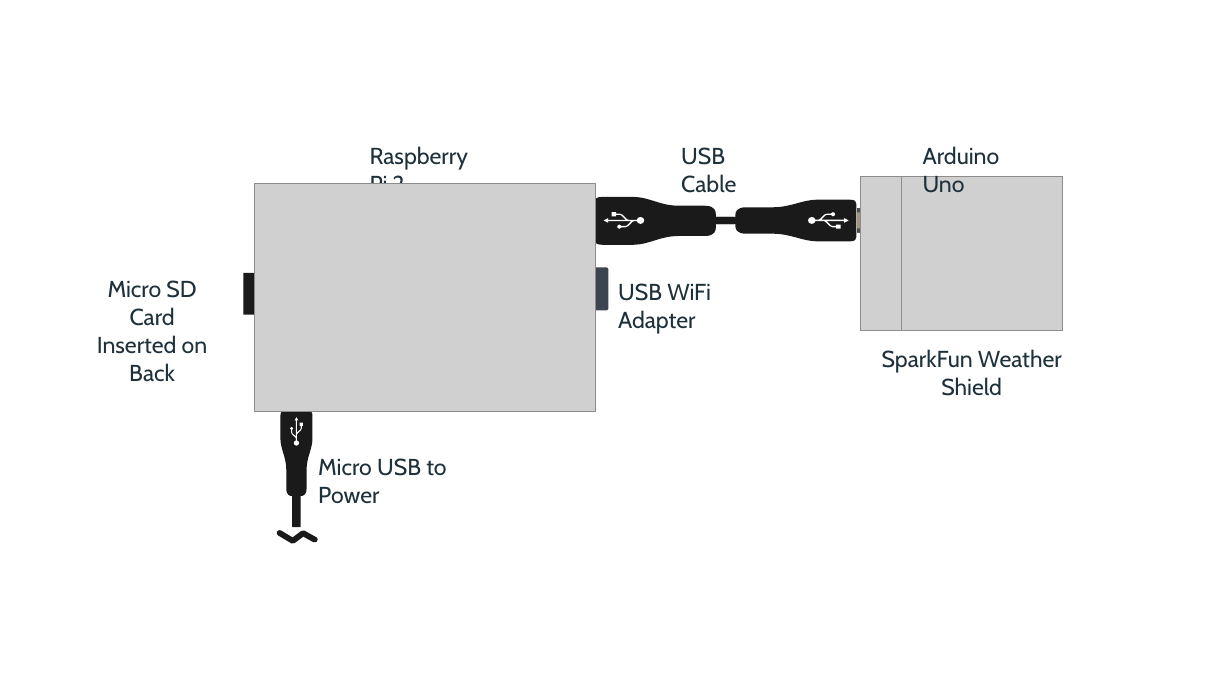
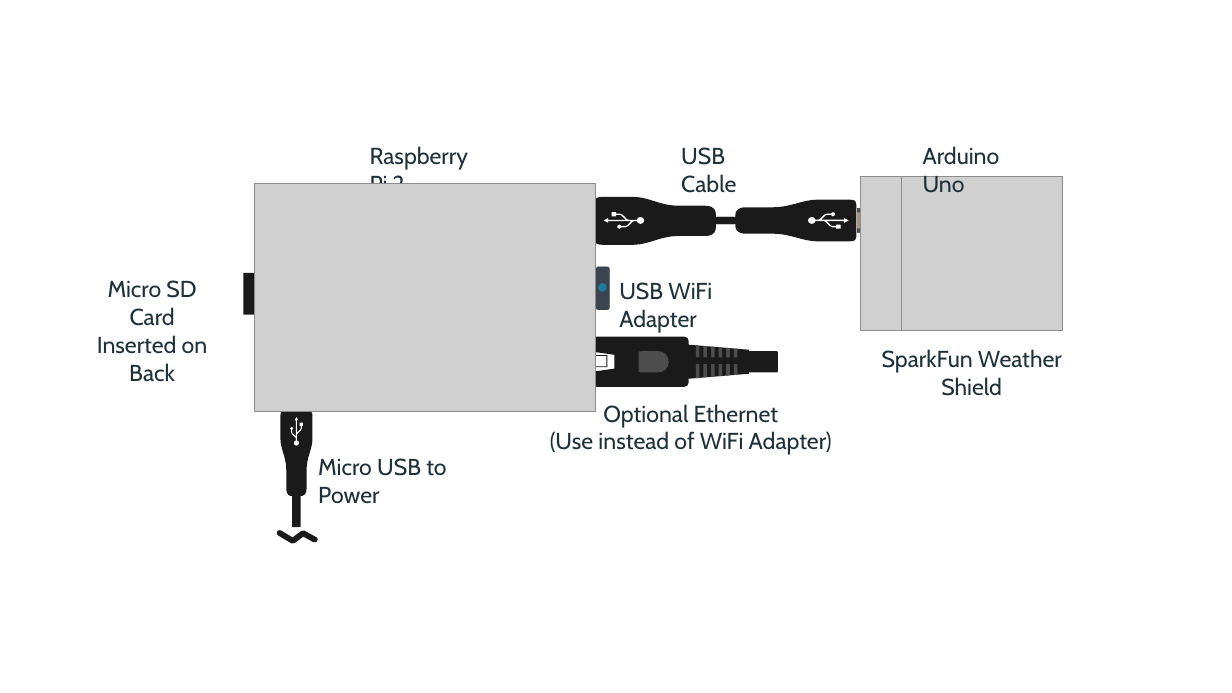
Before and after one commit to zebular13/connectthedots, a slide deck: slide 15 of HOLs/images/SolutionArchitecture/SolutionArchitecture.pptx. Drawn at 1232x693 pixels with LibreOffice and Linux fonts; fonts in the diff are those of the drawing; grey boxes stand for pictures. Boxes give left, top, right and bottom in pixels: in the first picture for what was removed or moved away, otherwise in the second. Text is boxed around its words. In the diff, an @@ line names an element or a change of style, - is before the commit and + after.

```diff
--- a/HOLs/images/SolutionArchitecture/SolutionArchitecture.pptx
+++ b/HOLs/images/SolutionArchitecture/SolutionArchitecture.pptx
@@ rounded rectangle added at <box>596,267,610,311</box>, fill #3C454F at 50% opacity @@
@@ ellipse added at <box>598,283,606,291</box>, fill #00B0F0 @@
@@ group added at <box>564,336,778,386</box>: 5 freeform shapes @@
@@ text added at <box>550,404,832,455</box>, 18 pt, text #1E313B @@
+Optional Ethernet
+(Use instead of WiFi Adapter)
```
Also in this commit, not shown: 4 other files.
